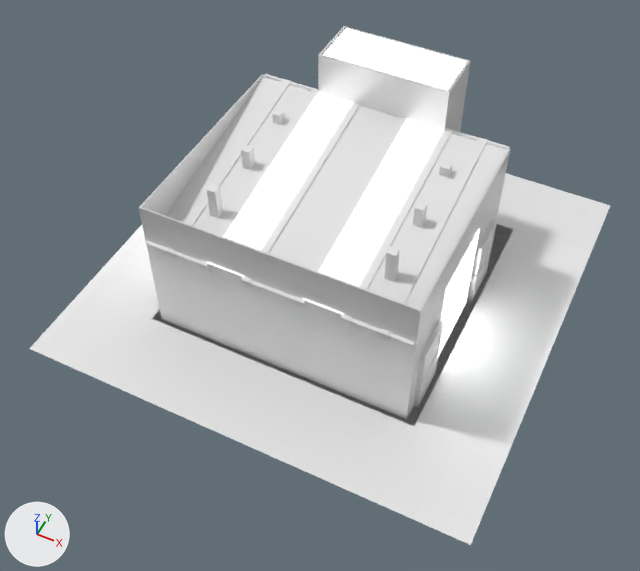
Renders of the Blender file 00_filestructure/04_Shots/lkkncr-shot-09.blend from each side of a commit.
One viewpoint serves both versions: a 50 mm lens placed at (60.3, -131.9, 157.2), pointed at (1.6, -14.4, 10.3). The lights are fixed; the arrows at lower left show +X, +Y and +Z.

Objects in the first picture: 'Boden', 'kn-altarlicht', 'kn-kirche', 'kn-licht-obenlinks', 'kn-licht-obenrechts', 'kn-licht-rechts'.
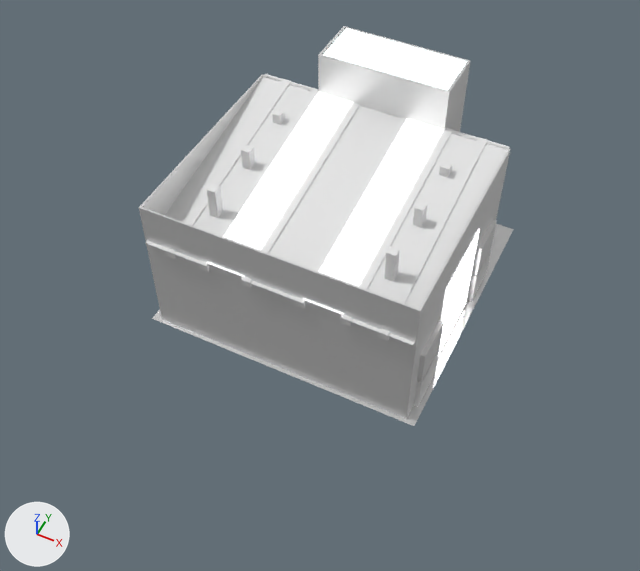
ob_kn_lampe is not drawn itself; it is the parent of ob_kn_lampe_007, ob_kn_lampe_006, ob_kn_lampe_005, ob_kn_lampe_004, ob_kn_lampe_003, ob_kn_lampe_002, ob_kn_lampe_001.

Boxes [x1, y1, x2, y2] around the edits, measured in the pictures (640 x 571 px):
'Boden', deleted: before [29, 173, 610, 545]

The change in detail:
col_kn_kirche (col_kn_kirche) gains the line: col_kn_kirche.objects.link(ob_kn_lampe)
col_kn_kirche (col_kn_kirche) gains the line: col_kn_kirche.objects.link(ob_kn_lampe_007)
col_kn_kirche (col_kn_kirche) gains the line: col_kn_kirche.objects.link(ob_kn_lampe_006)
col_kn_kirche (col_kn_kirche) gains the line: col_kn_kirche.objects.link(ob_kn_lampe_005)
col_kn_kirche (col_kn_kirche) gains the line: col_kn_kirche.objects.link(ob_kn_lampe_004)
col_kn_kirche (col_kn_kirche) gains the line: col_kn_kirche.objects.link(ob_kn_lampe_003)
col_kn_kirche (col_kn_kirche) gains the line: col_kn_kirche.objects.link(ob_kn_lampe_002)
col_kn_kirche (col_kn_kirche) gains the line: col_kn_kirche.objects.link(ob_kn_lampe_001)
col_kn_lampe (col_kn_lampe) is new.
Object 'Boden' (ob_boden) is deleted.
Object 'kn-lampe.004' (ob_kn_lampe_004) is new.
Its parent is ob_kn_lampe.
Its matrix parent inverse is Matrix(((1.0, 0.0, 0.0, -6.0), (0.0, 1.0, 0.0, 2.0), (0.0, 0.0, 1.0, -15.0), (0.0, 0.0, 0.0, 1.0))).
Its location is (-6.0, -12.0, 15.0).
Its show instancer for render is False.
Its instance type is 'COLLECTION'.
Its instance collection is col_kn_lampe.
Object 'kn-lampe' (ob_kn_lampe) is new.
Its location is (6.0, -2.0, 15.0).
Its show instancer for render is False.
Its instance type is 'COLLECTION'.
Its instance collection is col_kn_lampe.
Object 'kn-lampe.003' (ob_kn_lampe_003) is new.
Its parent is ob_kn_lampe.
Its matrix parent inverse is Matrix(((1.0, 0.0, 0.0, -6.0), (0.0, 1.0, 0.0, 2.0), (0.0, 0.0, 1.0, -15.0), (0.0, 0.0, 0.0, 1.0))).
Its location is (6.0, 8.0, 15.0).
Its show instancer for render is False.
Its instance type is 'COLLECTION'.
Its instance collection is col_kn_lampe.
Object 'kn-lampe.005' (ob_kn_lampe_005) is new.
Its parent is ob_kn_lampe.
Its matrix parent inverse is Matrix(((1.0, 0.0, 0.0, -6.0), (0.0, 1.0, 0.0, 2.0), (0.0, 0.0, 1.0, -15.0), (0.0, 0.0, 0.0, 1.0))).
Its location is (6.0, -12.0, 15.0).
Its show instancer for render is False.
Its instance type is 'COLLECTION'.
Its instance collection is col_kn_lampe.
Object 'kn-lampe.002' (ob_kn_lampe_002) is new.
Its parent is ob_kn_lampe.
Its matrix parent inverse is Matrix(((1.0, 0.0, 0.0, -6.0), (0.0, 1.0, 0.0, 2.0), (0.0, 0.0, 1.0, -15.0), (0.0, 0.0, 0.0, 1.0))).
Its location is (-6.0, -2.0, 15.0).
Its show instancer for render is False.
Its instance type is 'COLLECTION'.
Its instance collection is col_kn_lampe.
Object 'kn-lampe.007' (ob_kn_lampe_007) is new.
Its parent is ob_kn_lampe.
Its matrix parent inverse is Matrix(((1.0, 0.0, 0.0, -6.0), (0.0, 1.0, 0.0, 2.0), (0.0, 0.0, 1.0, -15.0), (0.0, 0.0, 0.0, 1.0))).
Its location is (-6.0, -22.0, 15.0).
Its show instancer for render is False.
Its instance type is 'COLLECTION'.
Its instance collection is col_kn_lampe.
Object 'kn-lampe.006' (ob_kn_lampe_006) is new.
Its parent is ob_kn_lampe.
Its matrix parent inverse is Matrix(((1.0, 0.0, 0.0, -6.0), (0.0, 1.0, 0.0, 2.0), (0.0, 0.0, 1.0, -15.0), (0.0, 0.0, 0.0, 1.0))).
Its location is (6.0, -22.0, 15.0).
Its show instancer for render is False.
Its instance type is 'COLLECTION'.
Its instance collection is col_kn_lampe.
Object 'kn-lampe.001' (ob_kn_lampe_001) is new.
Its parent is ob_kn_lampe.
Its matrix parent inverse is Matrix(((1.0, 0.0, 0.0, -6.0), (0.0, 1.0, 0.0, 2.0), (0.0, 0.0, 1.0, -15.0), (0.0, 0.0, 0.0, 1.0))).
Its location is (-6.0, 8.0, 15.0).
Its show instancer for render is False.
Its instance type is 'COLLECTION'.
Its instance collection is col_kn_lampe.
